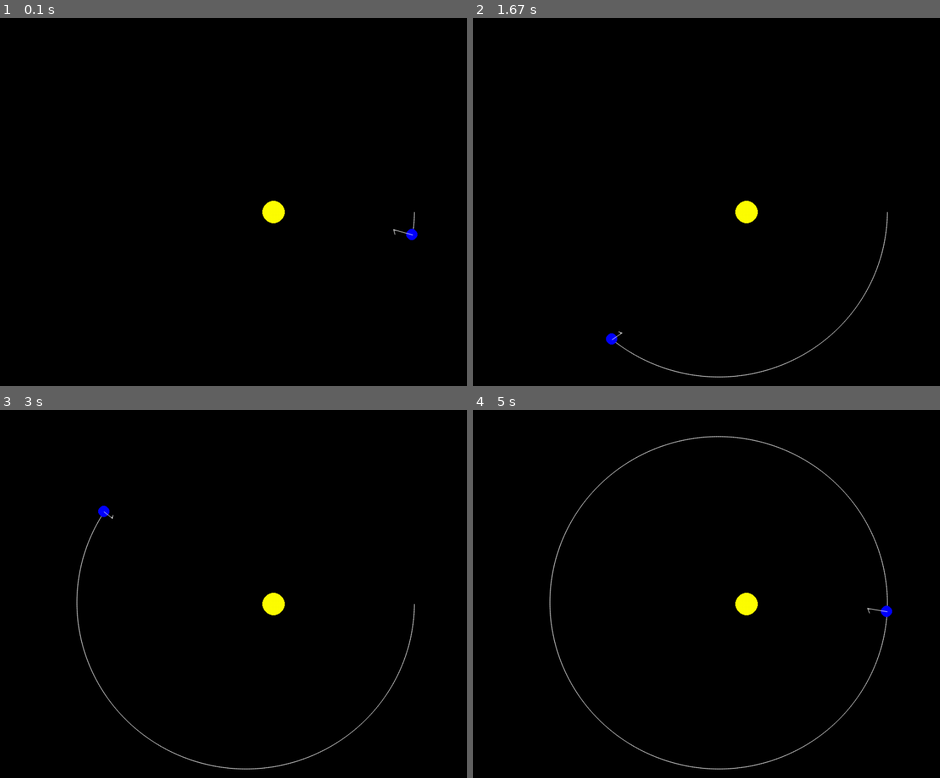
Above: before the commit, frames 1-4 (two rows, left to right).
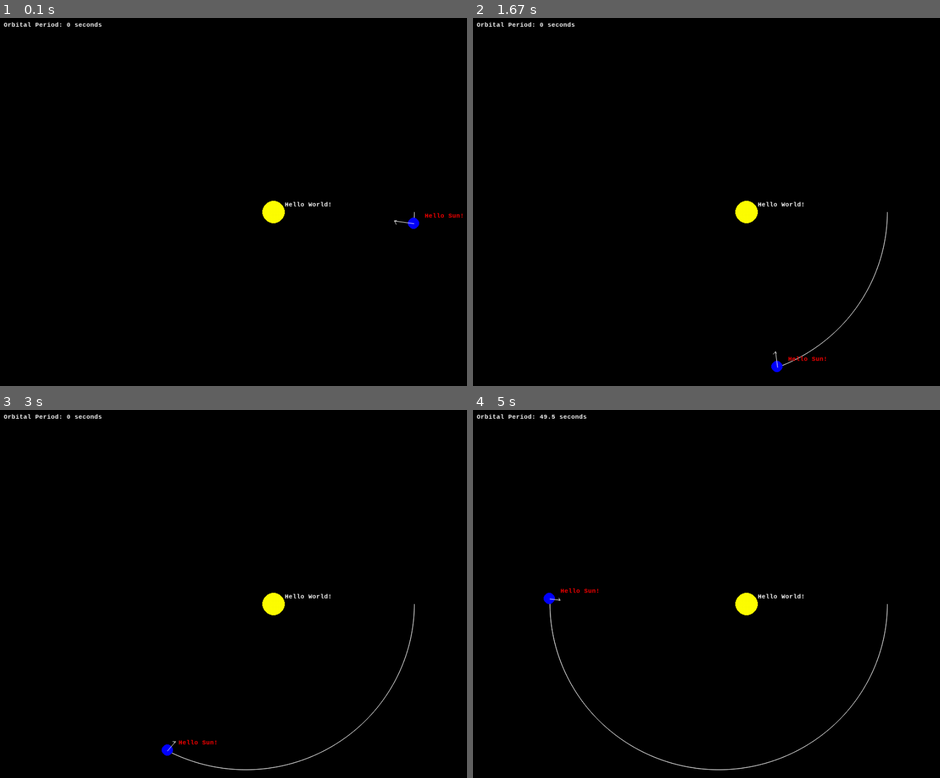
Above: after the commit, the same moments.

Repository: cdfricke/PyGame
Game: pygame game, started from orbit_analysis.py
The game is run twice, just before and just after one commit, with the same random seed, the same clock (stepped at 60 frames per second) and the same inputs.
Inputs:
- Up to frame 1 (0.1 s): no input
- Up to frame 2 (1.67 s): no input
- Up to frame 3 (3 s): no input
- Up to frame 4 (5 s): no input

The runs differ from the first frame. In frame 1, 0.4% of the frame differs, in the area x 0-100%, y 1-61%; in frame 2, 0.7%; in frame 3, 0.9%; in frame 4, 1.3%, in the area x 0-90%, y 1-98%.

Commit message:
added text to screen for tracking info

Diff:
--- a/orbit_analysis.py
+++ b/orbit_analysis.py
@@ -15,7 +15,8 @@
 # my classes
 from trail import *
 from arrow import *
-from math import atan
+
+
 
 # *** INITIALIZE ***
 times = []
@@ -26,12 +27,14 @@
 pygame.init()
 screen = pygame.display.set_mode((WIDTH+1, HEIGHT+1))
 clock = pygame.time.Clock()
+consolas = pygame.font.SysFont(name="consolas", size=12, bold=True, italic=False)
 running = True
 dt = 0
 frame = 0
 simulationTime = 0
 angularMomentum = 0
 halfPeriodCounter = 0
+period = 0
 # ******************
 
 # *** COMMON VECTORS AND LOCATIONS ***
@@ -46,7 +49,7 @@
 GRAV = 6.674E-11 # N m^2 kg^-2
 SUN_MASS = 6.5e15 # kg
 INITIAL_POS = center + 250*xhat
-RATE = 10
+RATE = 5
 # ******************
 
 # *** OBJECT CLASS ***
@@ -133,6 +136,15 @@
     # ARROW
     accelArrow.draw(screen, "white", 1)
 
+    # Render and display text
+    sunText = consolas.render("Hello World!", True, "white") # returns a surface object
+    earthText = consolas.render("Hello Sun!", True, "red")
+    orbitalPeriodText = consolas.render(f"Orbital Period: {round(period, 2)} seconds", True, "white")
+    # once we have our text surfaces, we must blit them to the screen
+    screen.blit(sunText, sun.position + 20*xhat - 20*yhat)
+    screen.blit(earthText, orbitor1.position + 20*xhat - 20*yhat)
+    screen.blit(orbitalPeriodText, 20*xhat + 20*yhat)
+
     # flip() display to send work to the screen
     pygame.display.flip()
 
